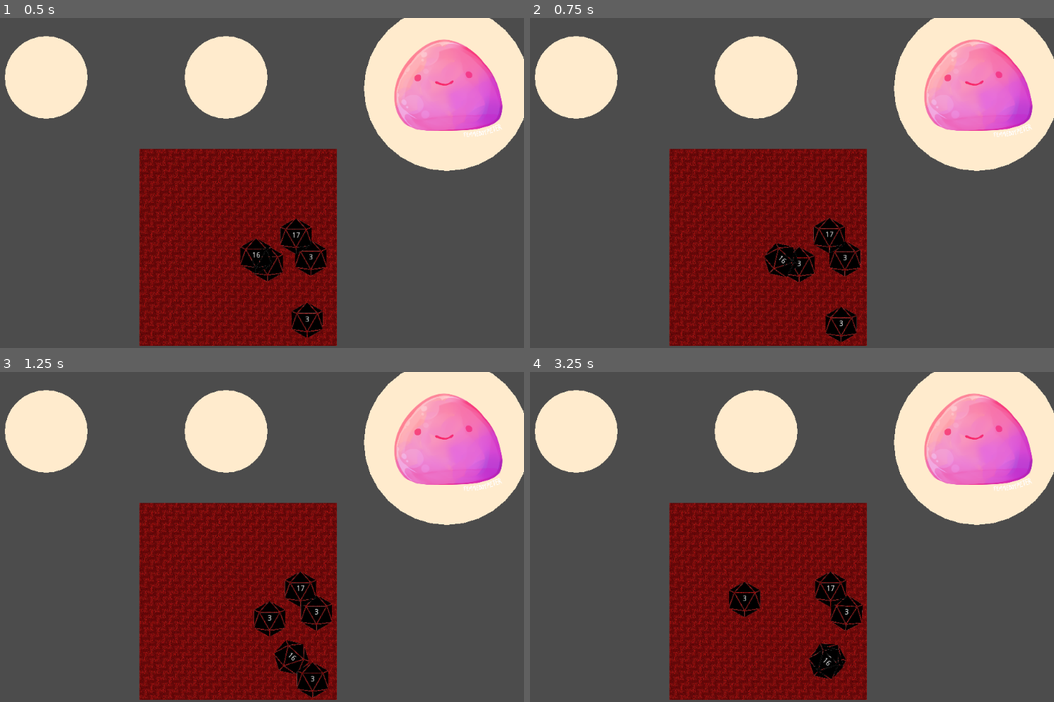
Above: before the commit, frames 1-4 (two rows, left to right).
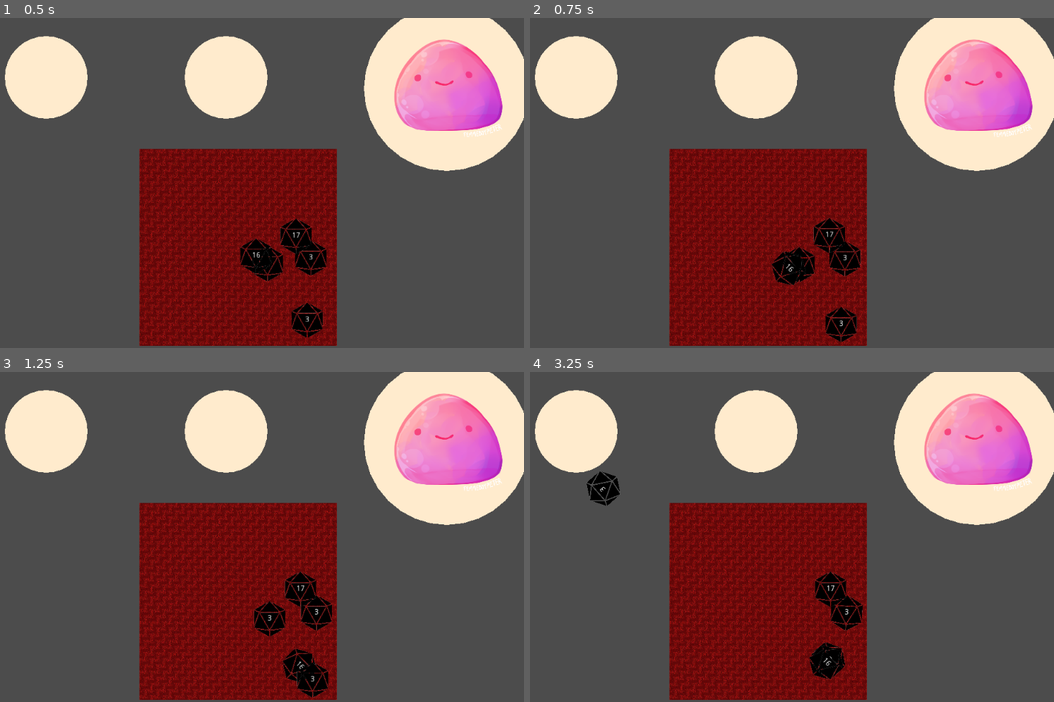
Above: after the commit, the same moments.

Repository: JayAiJoe/LastHit
Game: Godot game, scene res://src/General/Test Scene.tscn
The game is run twice, just before and just after one commit, with the same random seed, the same clock (stepped at 60 frames per second) and the same inputs.
Inputs (mouse positions are in pixels of both pictures, inside the frame that each line leads up to):
- Up to frame 1 (0.5 s): no input
- Up to frame 2 (0.75 s): tap Enter at 0.5 s; drag from (765, 249) to (839, 321) at 0.52 s
- Up to frame 3 (1.25 s): no input
- Up to frame 4 (3.25 s): drag from (797, 619) to (844, 678) at 1.27 s; tap Space at 2 s; move the mouse to (844, 612) at 2.02 s; press the mouse at (844, 612) at 2.03 s; tap Alt at 2.1 s; release the mouse at (844, 612) at 2.75 s; tap Enter at 2.75 s; drag from (828, 662) to (603, 487) at 2.77 s

Frame 1 is identical in both runs. In frame 2, 0.4% of the frame differs, in the area x 44-53%, y 68-81%; in frame 3, 0.4%; in frame 4, 1.0%, in the area x 10-61%, y 30-94%.

Commit message:
dice fix

Diff:
--- a/project/src/Dice/Dice.gd
+++ b/project/src/Dice/Dice.gd
@@ -22,9 +22,6 @@
 
 func _on_Area2D_input_event(viewport, event, shape_idx):
 	if Input.is_action_pressed("left_click"):
-		for item in get_tree().get_nodes_in_group("Draggables"):
-			if item.index != index:
-				item.selected = false
 		if tray.selected_dice == null:
 			tray.selected_dice = self
 			selected = true
